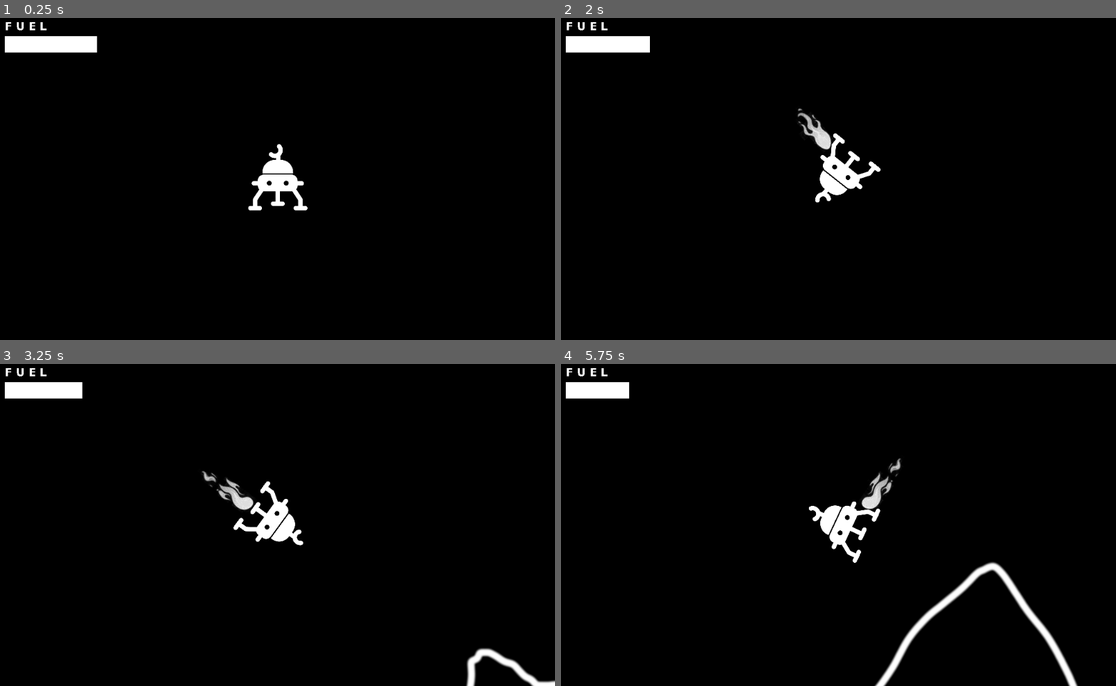
Above: before the commit, frames 1-4 (two rows, left to right).
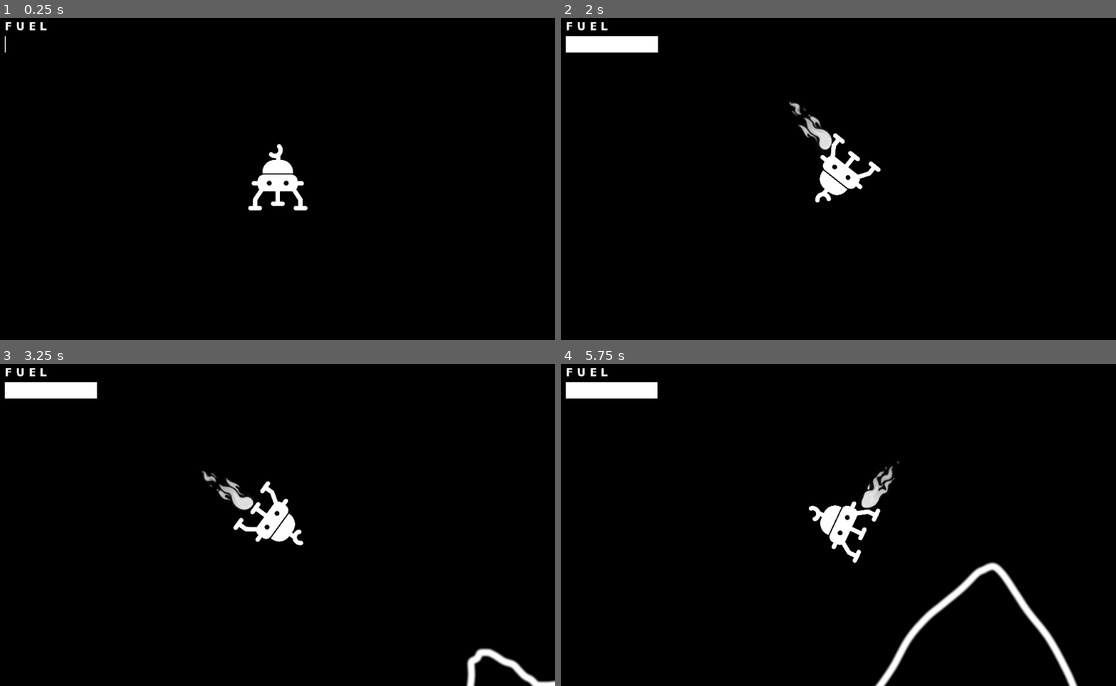
Above: after the commit, the same moments.

Repository: n1ay/LunarLander
Game: Godot game, scene res://World.tscn
The game is run twice, just before and just after one commit, with the same random seed, the same clock (stepped at 60 frames per second) and the same inputs.
Inputs:
- Up to frame 1 (0.25 s): no input
- Up to frame 2 (2 s): tap Enter at 0.5 s; hold Right (ui_right) 0.53-1.28 s; hold Left (ui_left) from 1.28 s (still down)
- Up to frame 3 (3.25 s): release Left (ui_left) at 2.03 s; hold Right (ui_right) 2.03-2.78 s; hold Up (ui_up) from 2.78 s (still down)
- Up to frame 4 (5.75 s): release Up (ui_up) at 3.53 s; hold Left (ui_left) from 3.53 s (still down)

The runs differ from the first frame. In frame 1, 0.9% of the frame differs, in the area x 1-18%, y 5-11%; in frame 2, 0.3%; in frame 3, 0.1%; in frame 4, 0.6%.
Error after the commit: Error calling built-in function 'len': Object can't provide a length. (res://Ship.gd:111)

Commit message:
Implement game over conditions

Diff:
--- a/Ship.gd
+++ b/Ship.gd
@@ -3,9 +3,11 @@
 ## constants
 var THROTTLE_IMPULSE = 10
 var POSITION_OFFSET = 30
-var FLAME_TIMER_TICK = 0.001
-var MAX_FUEL = 100
+var FLAME_TIMER_TICK = 0.1
+var MAX_FUEL = 10000
 var USE_FUEL = 0.1
+var CRITICAL_VELOCITY = 500
+var CRITICAL_Y_POS = 5
 
 signal fuel_update(value)
 
@@ -19,8 +21,13 @@
 var fuel = MAX_FUEL
 var fuel_previous = fuel
 
+# collisions
+var collision_pos_lst
+var previous_velocity
+
 ## functions
 func _ready():
+	previous_velocity = Vector2(0, 0)
 	emit_signal("fuel_update", MAX_FUEL)
 	flames = [$FlameBottom, $FlameLeft, $FlameRight]
 	flameTimers = [Timer.new(), Timer.new(), Timer.new()]
@@ -60,6 +67,14 @@
 			flame.hide()
 			timer.stop()
 
+func _integrate_forces(state):
+	collision_pos_lst = []
+	var rotation = get_rotation_degrees()
+	var position = get_position()
+	for i in range(state.get_contact_count()):
+		var ship_col_pos = (state.get_contact_local_position(i) - position).rotated(deg2rad(-rotation))
+		collision_pos_lst.append(ship_col_pos)
+
 # Called every frame. 'delta' is the elapsed time since the previous frame.
 func _process(delta):
 	var rotation = deg2rad(get_rotation_degrees())
@@ -91,3 +106,17 @@
 	if (fuel_previous != fuel):
 		fuel_previous = fuel
 		emit_signal("fuel_update", fuel)
+
+	print(previous_velocity.distance_to(Vector2()))
+	if len(collision_pos_lst) > 0:
+		var collision_min_y = collision_pos_lst[0].y
+		for i in collision_pos_lst:
+			if i.y < collision_min_y:
+				collision_min_y = i.y
+		if collision_min_y < CRITICAL_Y_POS:
+			print('BOOMY!')
+		elif previous_velocity.distance_to(Vector2(0, 0)) > CRITICAL_VELOCITY:
+			print('KBOOM!')
+
+	if previous_velocity != linear_velocity:
+		previous_velocity = linear_velocity
--- a/Ship.tscn
+++ b/Ship.tscn
@@ -9,6 +9,8 @@
 
 [node name="Ship" type="RigidBody2D"]
 mode = 2
+contacts_reported = 3
+contact_monitor = true
 script = ExtResource( 1 )
 
 [node name="Sprite" type="Sprite" parent="."]
